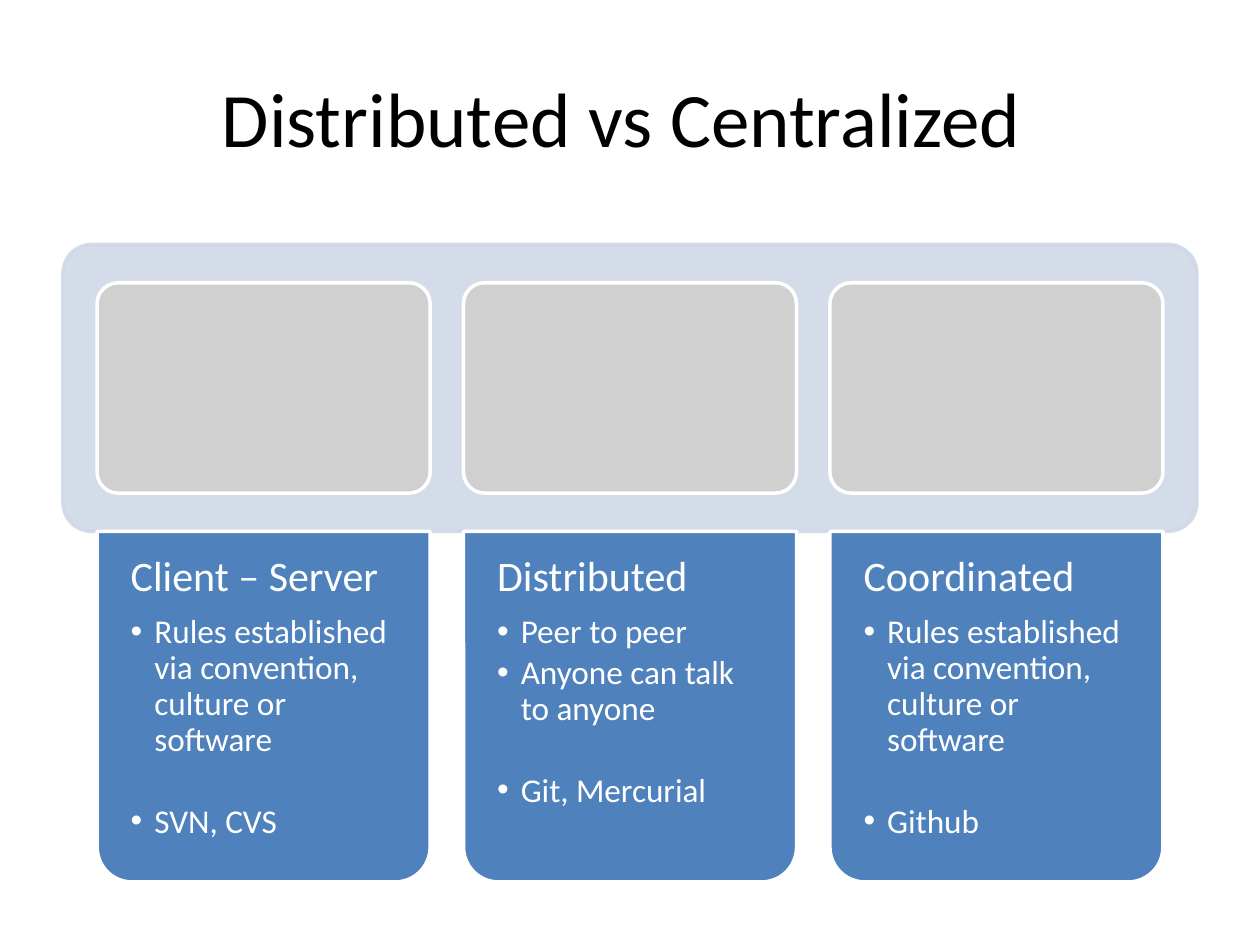
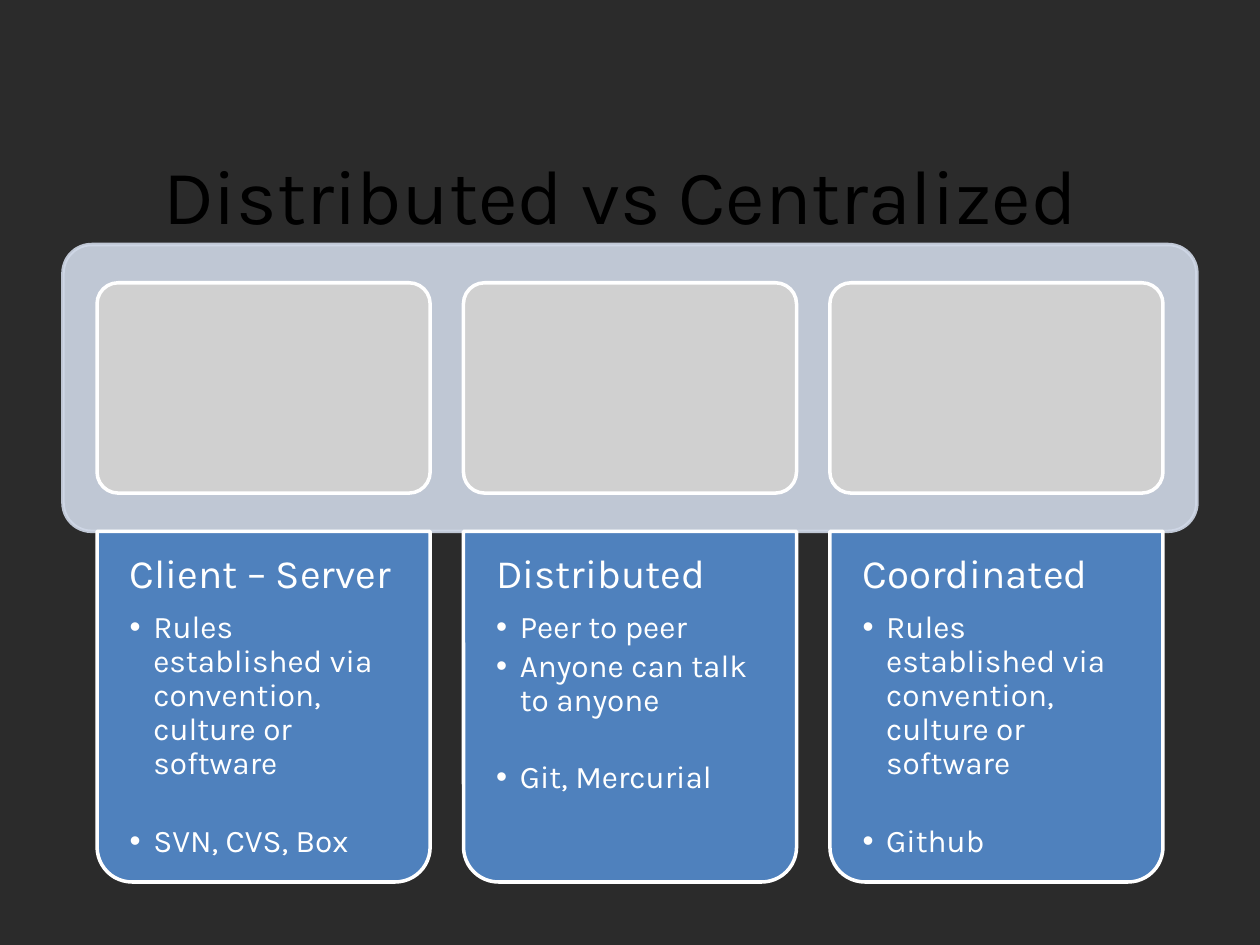
Before and after one commit to psu-libraries/github_workshop, a slide deck: slide 7 of github_workshop_slides.pptx (slide 9 before the commit). Drawn at 1260x945 pixels with LibreOffice and Linux fonts; fonts in the diff are those of the drawing; grey boxes stand for pictures; background and template pictures are left out; a plain dark background stands for a picture behind light text. Boxes give left, top, right and bottom in pixels: in the first picture for what was removed or moved away, otherwise in the second. Text is boxed around its words. In the diff, an @@ line names an element or a change of style, - is before the commit and + after.

```diff
--- a/github_workshop_slides.pptx
+++ b/github_workshop_slides.pptx
@@ background #FFFFFF to picture (left out) @@
@@ title "Distributed vs Centralized": place and size @@
-title "Distributed vs Centralized" at (222, 93, 1020, 148)
+title "Distributed vs Centralized" at (163, 171, 1077, 224)
@@ title "Distributed vs Centralized" at (163, 171, 1077, 224): font Calibri to Karla @@
@@ text "Distributed" at (496, 560, 747, 792): size 24 to 23 pt in "Distributed"; font Calibri to Karla; size 19 to 18 pt in "Peer to peer", "Anyone can talk to anyone", "Git, Mercurial" @@
@@ text "Coordinated" at (863, 560, 1106, 853): size 24 to 23 pt in "Coordinated"; font Calibri to Karla; size 19 to 18 pt in "Rules established via convention, culture or software", "Github" @@
@@ text at (130, 560, 391, 775): size 24 to 23 pt in "Client – Server"; font Calibri to Karla in "Client – Server", "Rules established via convention, culture or software"; size 19 to 18 pt in "Rules established via convention, culture or software" @@
@@ text at (153, 832, 349, 856): text changed; size 19 to 18 pt; font Calibri to Karla @@
-  •• SVN, CVS
+  •• SVN, CVS, Box
```
Also in this commit, not shown: 12 other slides changed, 1 slide added, 4 slides removed.
